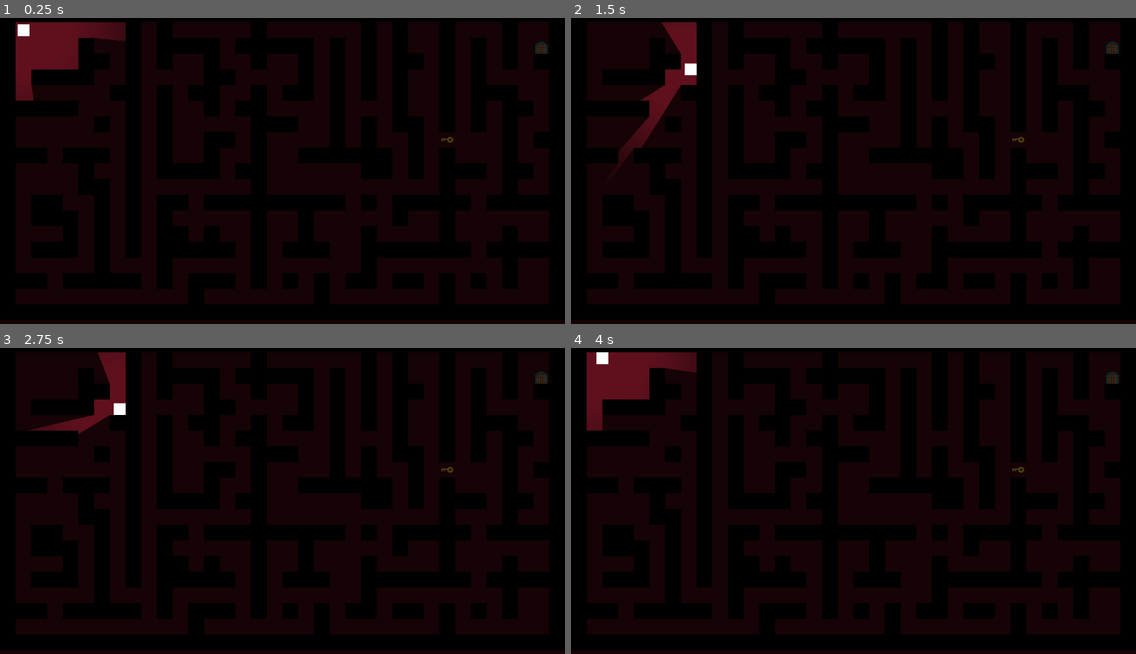
Above: before the commit, frames 1-4 (two rows, left to right).
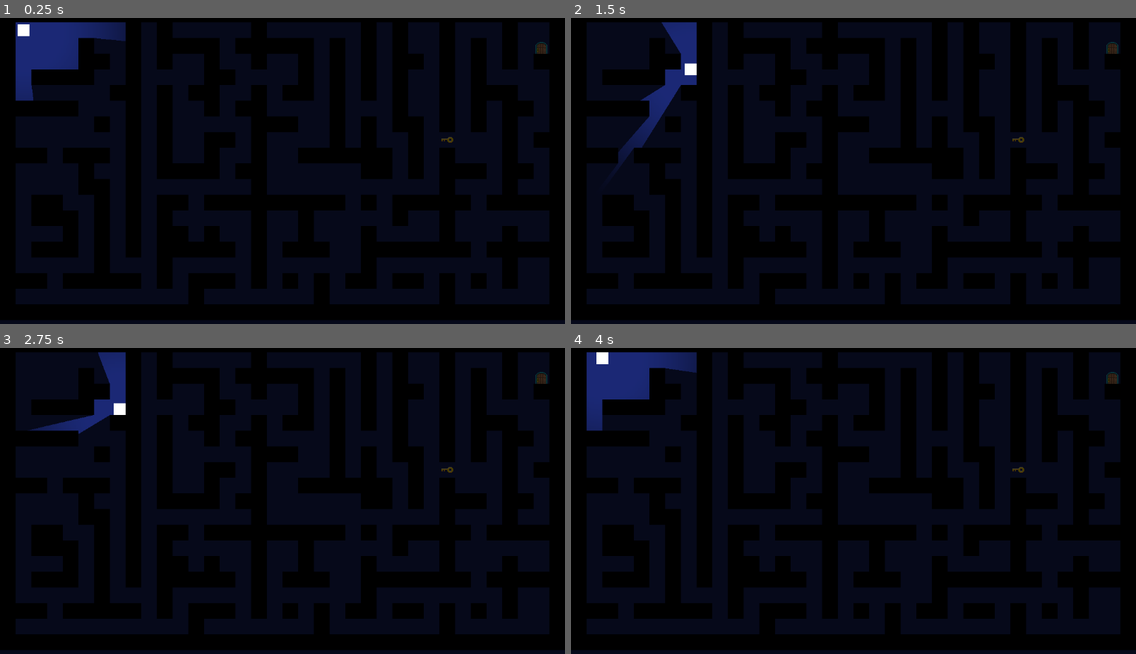
Above: after the commit, the same moments.

Repository: NA-Game-Design/LightMazeDemo
Game: Godot game, scene res://main.tscn
The game is run twice, just before and just after one commit, with the same random seed, the same clock (stepped at 60 frames per second) and the same inputs.
Inputs:
- Up to frame 1 (0.25 s): no input
- Up to frame 2 (1.5 s): tap Enter at 0.5 s; hold Right (ui_right) 0.53-1.28 s; hold Down (ui_down) from 1.28 s (still down)
- Up to frame 3 (2.75 s): tap Space at 2 s; release Down (ui_down) at 2.03 s; hold Right (ui_right) from 2.03 s (still down)
- Up to frame 4 (4 s): tap Enter at 2.75 s; release Right (ui_right) at 2.78 s; hold Up (ui_up) 2.78-3.53 s; tap Space at 3.5 s; hold Left (ui_left) from 3.53 s (still down)

The runs differ from the first frame. In frame 1, 2.4% of the frame differs, in the area x 2-23%, y 1-27%; in frame 2, 1.7%; in frame 3, 1.1%; in frame 4, 2.4%.

Commit message:
Color change

Diff:
--- a/main.tscn
+++ b/main.tscn
@@ -18,7 +18,7 @@
 offset_top = -52.0
 offset_right = 1326.0
 offset_bottom = 772.0
-color = Color(0.292553, 0.0505246, 0.0897067, 1)
+color = Color(0.0816135, 0.123376, 0.356352, 1)
 
 [node name="TileMap" type="TileMap" parent="."]
 tile_set = ExtResource("1_eo5vs")
Not shown, changed: docs/index.pck
